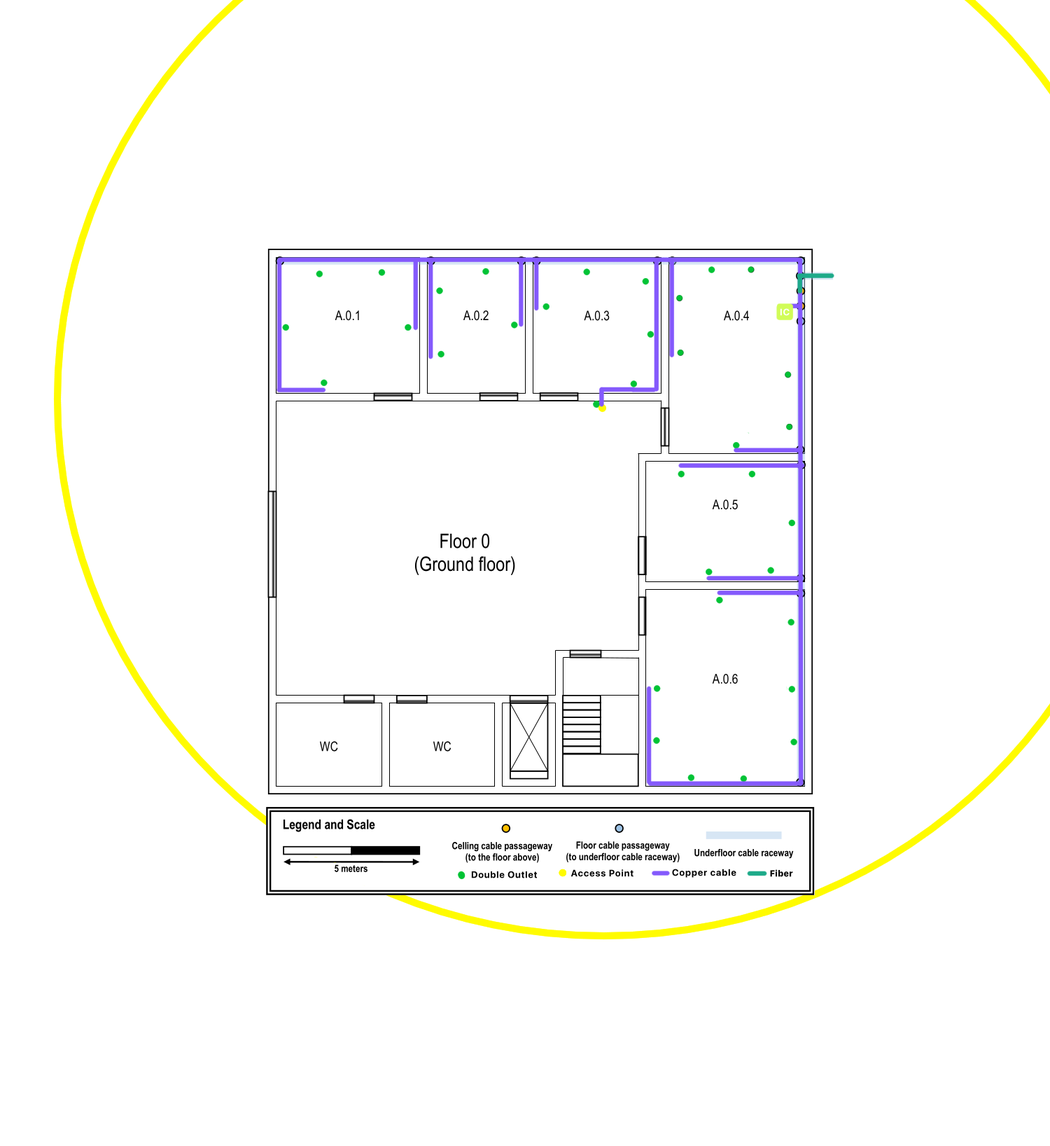
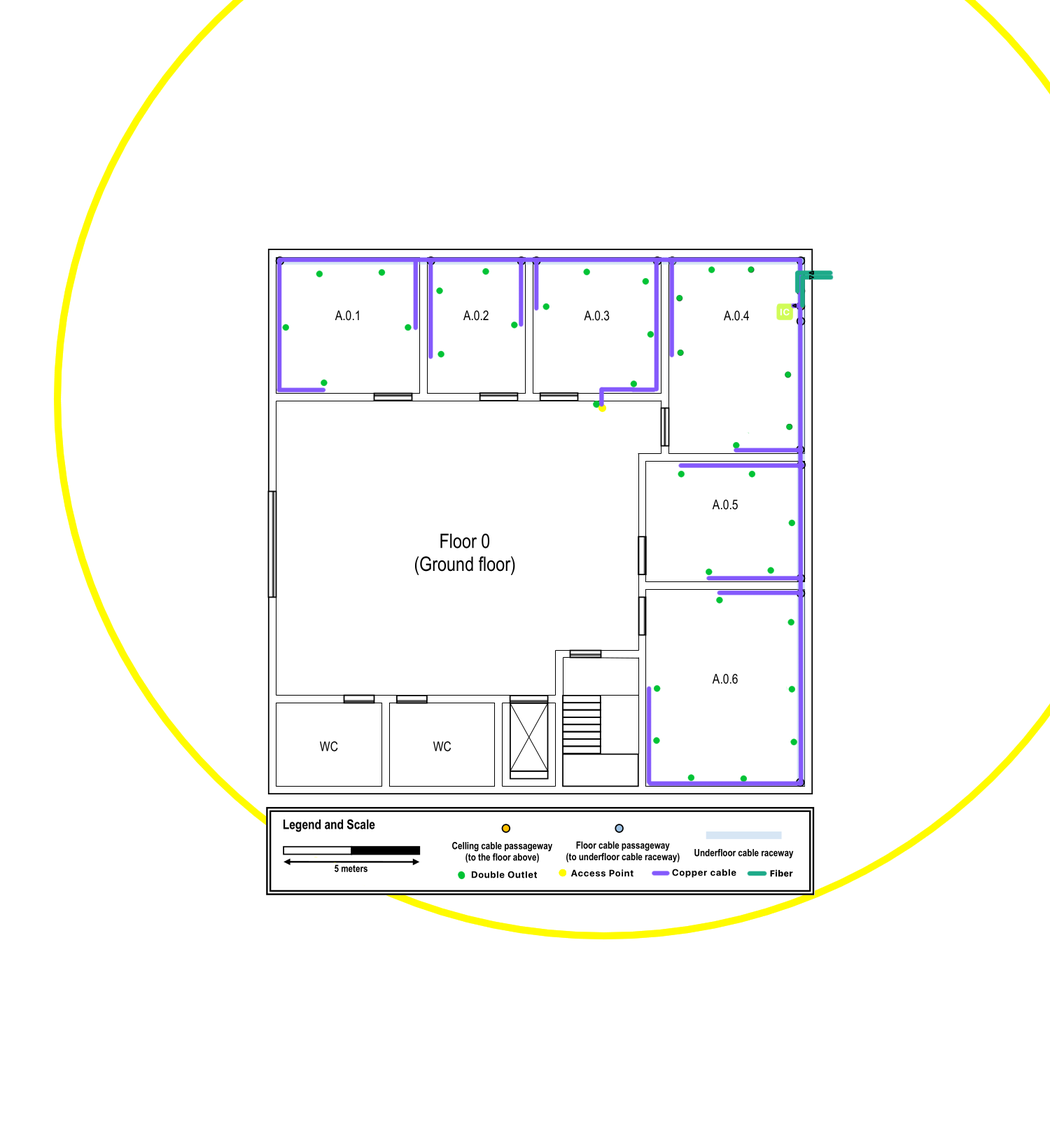
The second 1050×1146 image is a revision of the first. Changes to its layers:
added layer "Paint Layer 1" above "IC" over [791, 270, 835, 309]
painted on "IC" over [791, 270, 807, 309]
painted on "Fiber" over [791, 270, 835, 309]
painted on "Copper" over [791, 270, 835, 309]
painted on "Access Points" over [791, 270, 835, 309]
painted on "Outlets" over [791, 270, 835, 309]
painted on "Background" over [791, 270, 835, 309]
